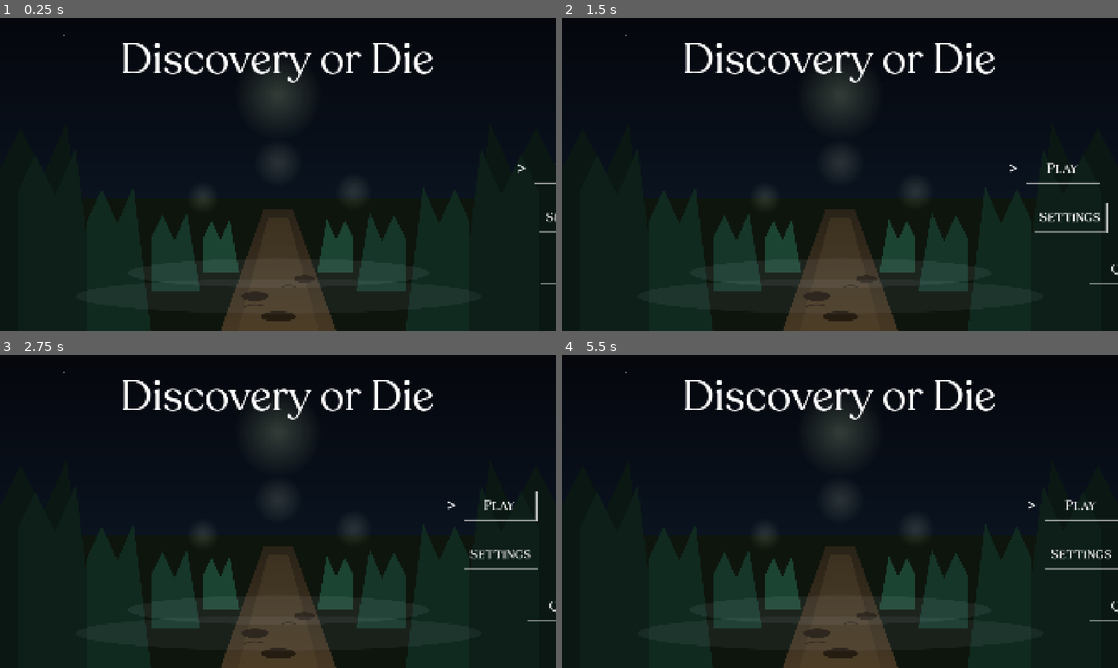
Above: before the commit, frames 1-4 (two rows, left to right).
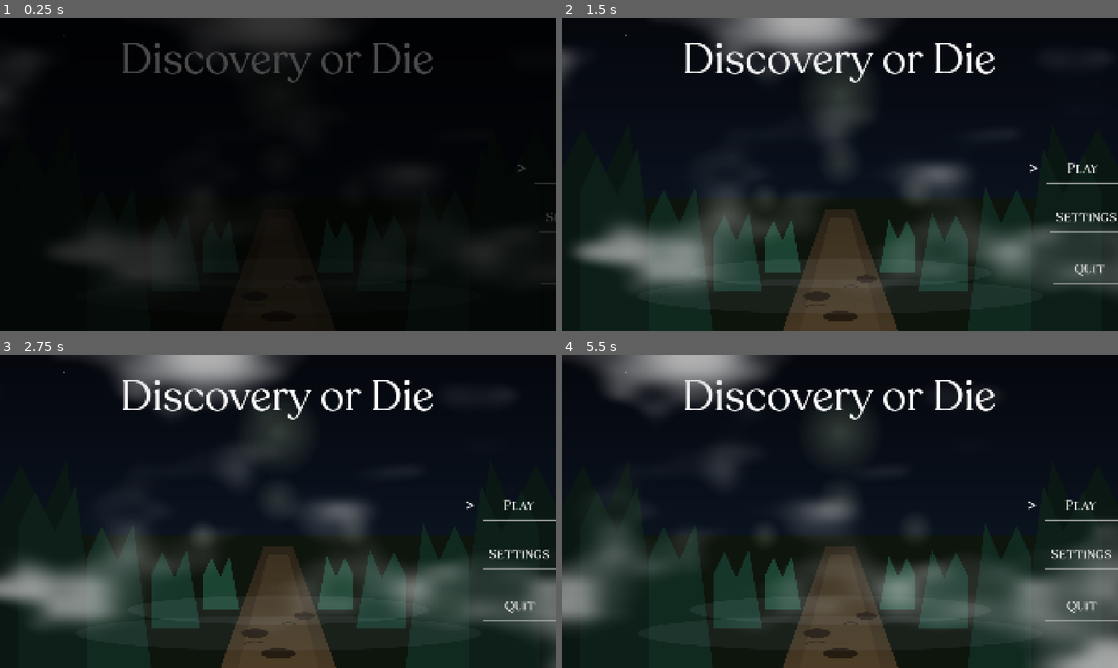
Above: after the commit, the same moments.

Repository: Lumix-Studio/DiscoveryOrDie
Game: Godot game, scene res://src/ui/main menu/main-menu.tscn
Two runs of this game, one before a commit and one after it. Both use one fixed random seed, a clock stepped at 60 frames per second and the inputs below. This scene is started directly instead of the project's main scene.
Inputs (mouse positions are in pixels of both pictures, inside the frame that each line leads up to):
- Up to frame 1 (0.25 s): no input
- Up to frame 2 (1.5 s): click "Play" at 0.5 s; click (1090, 218) at 1.25 s, where only the run after the commit has a clickable "Settings"
- Up to frame 3 (2.75 s): click "Play" at 2 s
- Up to frame 4 (5.5 s): click "Play" at 2.75 s; move the mouse to (962, 495) at 3.52 s; hold D (dev_panel) 3.53-4.25 s; click (962, 495) at 3.67 s; drag from (728, 527) to (812, 574) at 4.27 s; move the mouse to (895, 442) at 5.02 s; hold D (dev_panel) from 5.03 s (still down); click (895, 442) at 5.17 s

The runs differ from the first frame. In frame 1, 21% of the frame differs, in the area x 0-100%, y 0-100%; in frame 2, 16%; in frame 3, 18%; in frame 4, 20%.

Commit message:
Update: atualizei o sistema de animação e logica

Diff:
--- a/src/autoloads/main menu/main_menu.gd
+++ b/src/autoloads/main menu/main_menu.gd
@@ -34,12 +34,22 @@
 # Animações no boão Settings
 
 func _on_quit_mouse_entered() -> void:
-	pass # Replace with function body.
+	animation_playar.play("Quit_animation_in")
 
 func _on_quit_mouse_exited() -> void:
-	pass # Replace with function body.
+	if animation_playar.is_playing():
+		await animation_playar.animation_finished
+		animation_playar.play("Settings_animation_out")
+	else:
+		animation_playar.play("Quit_animation_out")
 
 
 # Lógica dos botões
+func _on_play_pressed():
+	get_tree().change_scene_to_file("res://src/main.tscn")
 
-# Código aqui!
+func _on_settings_pressed():
+	pass # Replace with function body.
+
+func _on_quit_pressed():
+	get_tree().quit()
--- a/src/ui/main menu/main-menu.tscn
+++ b/src/ui/main menu/main-menu.tscn
@@ -27,7 +27,7 @@
 tracks/0/loop_wrap = true
 tracks/0/keys = {
 "times": PackedFloat32Array(0, 2.0333333),
-"transitions": PackedFloat32Array(0.48296818, 0.6),
+"transitions": PackedFloat32Array(0.35, 0.5),
 "update": 0,
 "values": [Color(0, 0, 0, 1), Color(0, 0, 0, 0)]
 }
@@ -68,6 +68,22 @@
 "values": [Vector2(1916, 817), Vector2(1669, 817)]
 }
 
+[sub_resource type="Animation" id="Animation_3kfr0"]
+resource_name = "Out"
+length = 2.0
+tracks/0/type = "value"
+tracks/0/imported = false
+tracks/0/enabled = true
+tracks/0/path = NodePath("Black fade:color")
+tracks/0/interp = 1
+tracks/0/loop_wrap = true
+tracks/0/keys = {
+"times": PackedFloat32Array(0, 2),
+"transitions": PackedFloat32Array(0.35, 0.5),
+"update": 0,
+"values": [Color(0, 0, 0, 0), Color(0, 0, 0, 1)]
+}
+
 [sub_resource type="Animation" id="Animation_racw3"]
 resource_name = "Play_animation_in"
 tracks/0/type = "value"
@@ -96,6 +112,36 @@
 "transitions": PackedFloat32Array(0.35, 0.5),
 "update": 0,
 "values": [Vector2(1602, 470), Vector2(1666, 470)]
+}
+
+[sub_resource type="Animation" id="Animation_upxag"]
+resource_name = "Quit_animation_in"
+tracks/0/type = "value"
+tracks/0/imported = false
+tracks/0/enabled = true
+tracks/0/path = NodePath("../Center Layar/Quit:position")
+tracks/0/interp = 1
+tracks/0/loop_wrap = true
+tracks/0/keys = {
+"times": PackedFloat32Array(0, 1),
+"transitions": PackedFloat32Array(0.35, 0.5),
+"update": 0,
+"values": [Vector2(1669, 817), Vector2(1602, 817)]
+}
+
+[sub_resource type="Animation" id="Animation_bq07x"]
+resource_name = "Quit_animation_out"
+tracks/0/type = "value"
+tracks/0/imported = false
+tracks/0/enabled = true
+tracks/0/path = NodePath("../Center Layar/Quit:position")
+tracks/0/interp = 1
+tracks/0/loop_wrap = true
+tracks/0/keys = {
+"times": PackedFloat32Array(0, 1),
+"transitions": PackedFloat32Array(0.35, 0.5),
+"update": 0,
+"values": [Vector2(1602, 817), Vector2(1664, 817)]
 }
 
 [sub_resource type="Animation" id="Animation_yorvf"]
@@ -136,6 +182,18 @@
 "update": 0,
 "values": [Vector2(1667, 639)]
 }
+tracks/3/type = "value"
+tracks/3/imported = false
+tracks/3/enabled = true
+tracks/3/path = NodePath("../Center Layar/Quit:position")
+tracks/3/interp = 1
+tracks/3/loop_wrap = true
+tracks/3/keys = {
+"times": PackedFloat32Array(0),
+"transitions": PackedFloat32Array(1),
+"update": 0,
+"values": [Vector2(1916, 817)]
+}
 
 [sub_resource type="Animation" id="Animation_dr128"]
 resource_name = "Setings_animation_in"
@@ -170,8 +228,11 @@
 [sub_resource type="AnimationLibrary" id="AnimationLibrary_k0dnv"]
 _data = {
 &"In": SubResource("Animation_t2ne6"),
+&"Out": SubResource("Animation_3kfr0"),
 &"Play_animation_in": SubResource("Animation_racw3"),
 &"Play_animation_out": SubResource("Animation_k0dnv"),
+&"Quit_animation_in": SubResource("Animation_upxag"),
+&"Quit_animation_out": SubResource("Animation_bq07x"),
 &"RESET": SubResource("Animation_yorvf"),
 &"Setings_animation_in": SubResource("Animation_dr128"),
 &"Settings_animation_out": SubResource("Animation_jgy8v")
@@ -202,7 +263,7 @@
 [node name="Play" type="Button" parent="Center Layar" unique_id=1025987328]
 offset_left = 1667.0
 offset_top = 470.0
-offset_right = 1918.9966
+offset_right = 1918.9979
 offset_bottom = 575.0
 theme = ExtResource("4_c2med")
 theme_override_fonts/font = ExtResource("3_trv5n")
@@ -234,7 +295,7 @@
 [node name="Settings" type="Button" parent="Center Layar" unique_id=738847386]
 offset_left = 1667.0
 offset_top = 639.0
-offset_right = 1918.999
+offset_right = 1918.9988
 offset_bottom = 743.0
 theme = ExtResource("4_c2med")
 theme_override_fonts/font = ExtResource("3_trv5n")
@@ -244,7 +305,7 @@
 [node name="Quit" type="Button" parent="Center Layar" unique_id=2043582001]
 offset_left = 1916.0
 offset_top = 817.0
-offset_right = 2168.0012
+offset_right = 2168.001
 offset_bottom = 921.0
 theme = ExtResource("4_c2med")
 theme_override_fonts/font = ExtResource("3_trv5n")
@@ -255,7 +316,6 @@
 layer = 2
 
 [node name="Smoke" type="MeshInstance2D" parent="Top Layar" unique_id=556143214]
-visible = false
 material = SubResource("ShaderMaterial_racw3")
 position = Vector2(962.0759, 538.4102)
 rotation = -1.5707964
@@ -268,14 +328,16 @@
 libraries/ = SubResource("AnimationLibrary_k0dnv")
 
 [node name="Black fade" type="ColorRect" parent="Top Layar" unique_id=1199516207]
-visible = false
 offset_right = 1928.0
 offset_bottom = 1088.0
 color = Color(0, 0, 0, 1)
 
 [connection signal="mouse_entered" from="Center Layar/Play" to="." method="_on_play_mouse_entered"]
 [connection signal="mouse_exited" from="Center Layar/Play" to="." method="_on_play_mouse_exited"]
+[connection signal="pressed" from="Center Layar/Play" to="." method="_on_play_pressed"]
 [connection signal="mouse_entered" from="Center Layar/Settings" to="." method="_on_settings_mouse_entered"]
 [connection signal="mouse_exited" from="Center Layar/Settings" to="." method="_on_settings_mouse_exited"]
+[connection signal="pressed" from="Center Layar/Settings" to="." method="_on_settings_pressed"]
 [connection signal="mouse_entered" from="Center Layar/Quit" to="." method="_on_quit_mouse_entered"]
 [connection signal="mouse_exited" from="Center Layar/Quit" to="." method="_on_quit_mouse_exited"]
+[connection signal="pressed" from="Center Layar/Quit" to="." method="_on_quit_pressed"]
Not shown, changed: README.md
